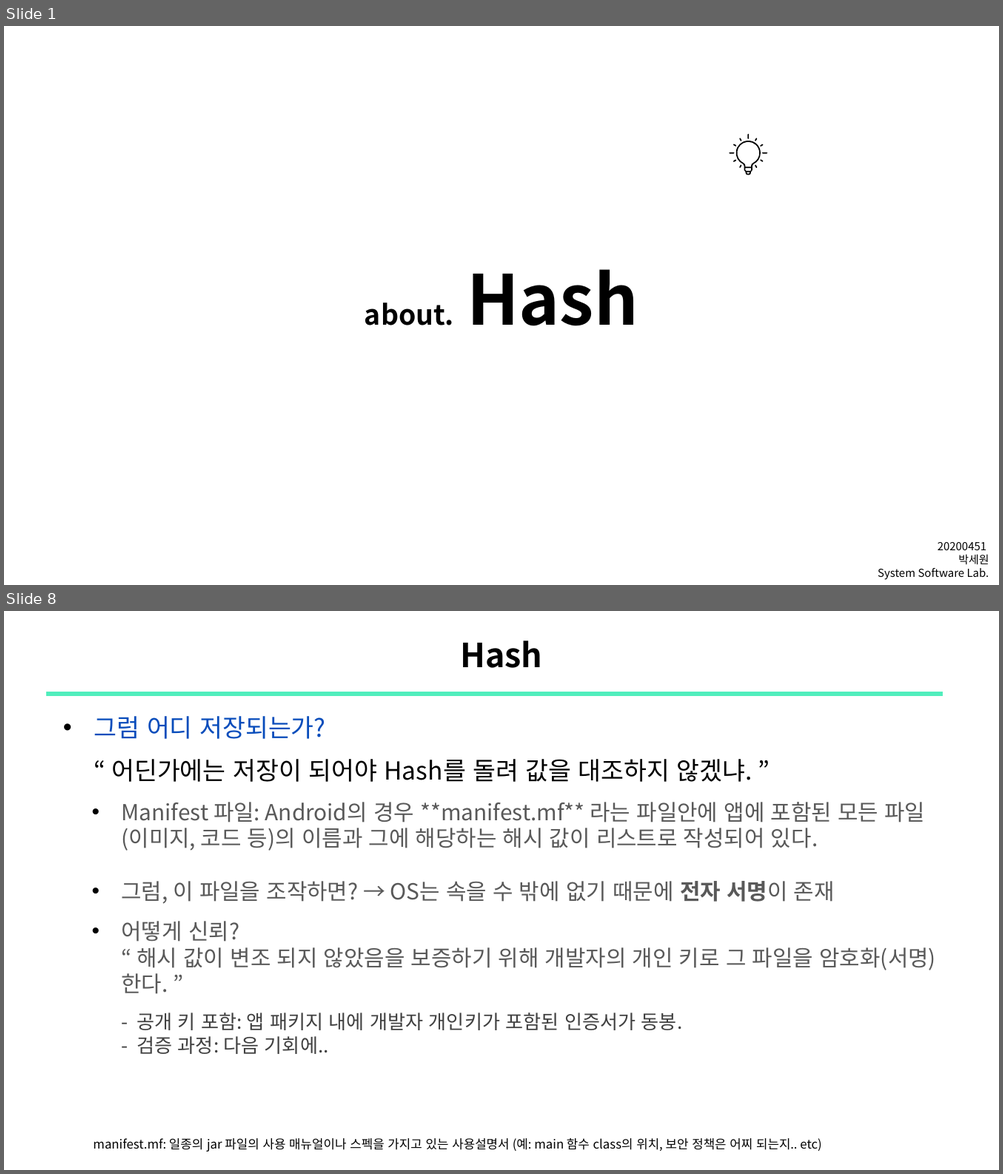
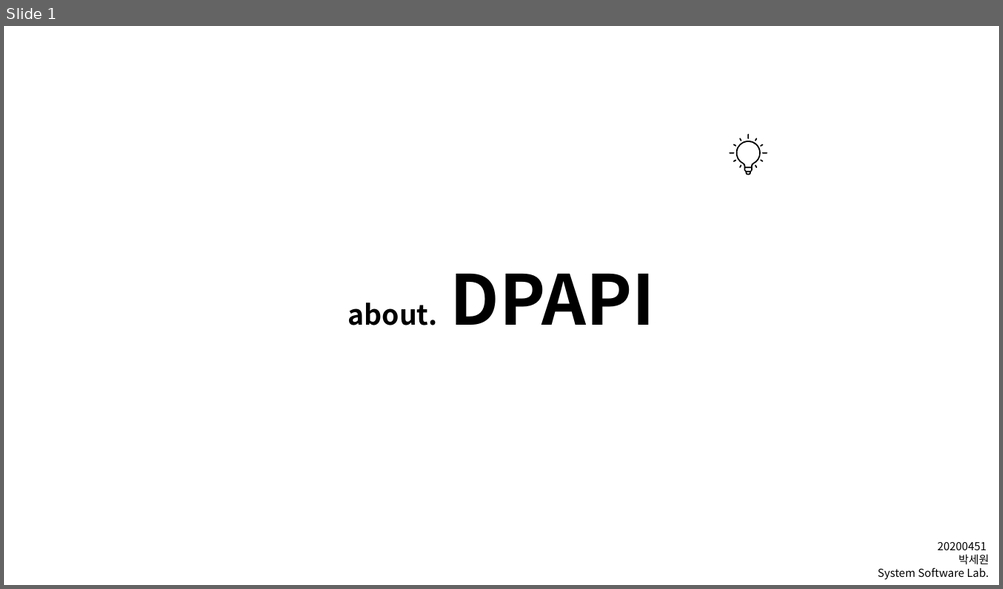
Before and after one commit to sewonpark-sec/SSL-Seminar, a slide deck: 14_DPAPI.pptx. Shown one above the other, each under a label of ours: slides 1 and 8 before the commit, slide 1 after it; the slides between them are not shown. The pictures are 1003x1174 and 1003x589 pixels, drawn with LibreOffice and Linux fonts; fonts in the diff are those of the drawing. Boxes give left, top, right and bottom in pixels: in the first picture for what was removed or moved away, otherwise in the second. Text is boxed around its words. In the diff, an @@ line names an element or a change of style, - is before the commit and + after.

Commit message:
upload: DPAPI

```diff
--- a/14_DPAPI.pptx
+++ b/14_DPAPI.pptx
@@ slide 8 removed at (4, 611, 999, 1170), background #FFFFFF @@
@@ title removed at (460, 641, 542, 668) @@
-Hash
@@ line removed from (45, 694) to (943, 694) @@
@@ text removed at (94, 716, 936, 1054) @@
-• 그럼 어디 저장되는가?
-  “ 어딘가에는 저장이 되어야 Hash를 돌려 값을 대조하지 않겠냐. ”
-  • Manifest 파일: Android의 경우 **manifest.mf** 라는 파일안에 앱에 포함된 모든 파일(이미지, 코드 등)의 이름과 그에 해당하는 해시 값이 리스트로 작성되어 있다.
-  • 그럼, 이 파일을 조작하면? → OS는 속을 수 밖에 없기 때문에 전자 서명이 존재
-  • 어떻게 신뢰?
-    “ 해시 값이 변조 되지 않았음을 보증하기 위해 개발자의 개인 키로 그 파일을 암호화(서명) 한다. ”
-    - 공개 키 포함: 앱 패키지 내에 개발자 개인키가 포함된 인증서가 동봉.
-    - 검증 과정: 다음 기회에..
@@ text removed at (93, 1139, 821, 1152) @@
-manifest.mf: 일종의 jar 파일의 사용 매뉴얼이나 스펙을 가지고 있는 사용설명서 (예: main 함수 class의 위치, 보안 정책은 어찌 되는지.. etc)
@@ slide 1 changed as well @@
@@ title at (348, 274, 655, 326): text changed @@
-about. Hash
+about. DPAPI
```
Also in this commit, not shown: 3 other slides changed, 13 slides added, 15 other slides removed.
